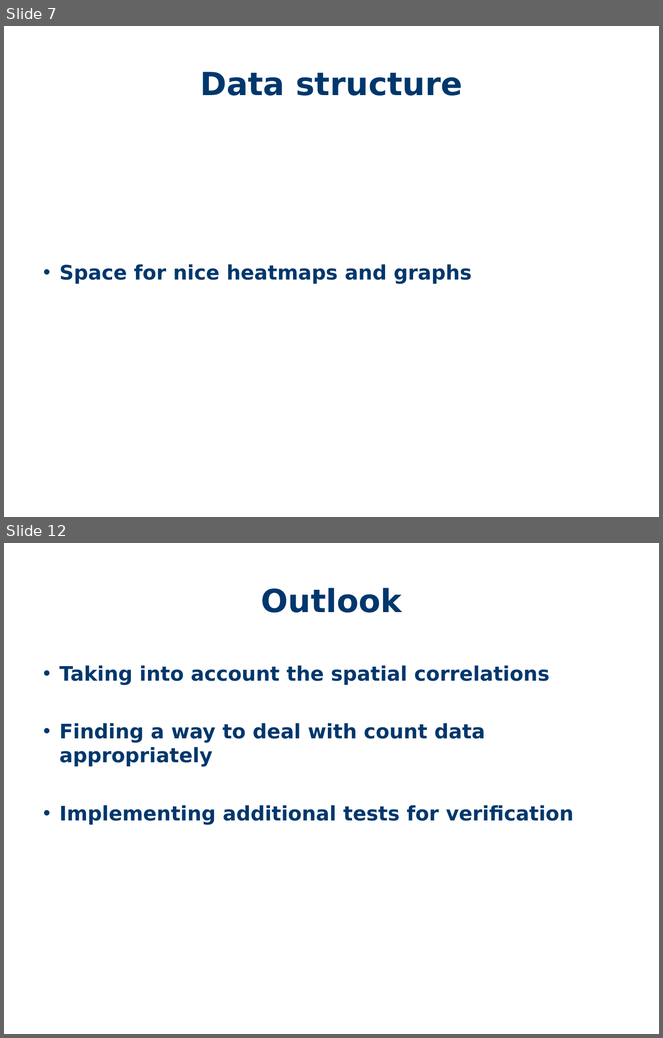
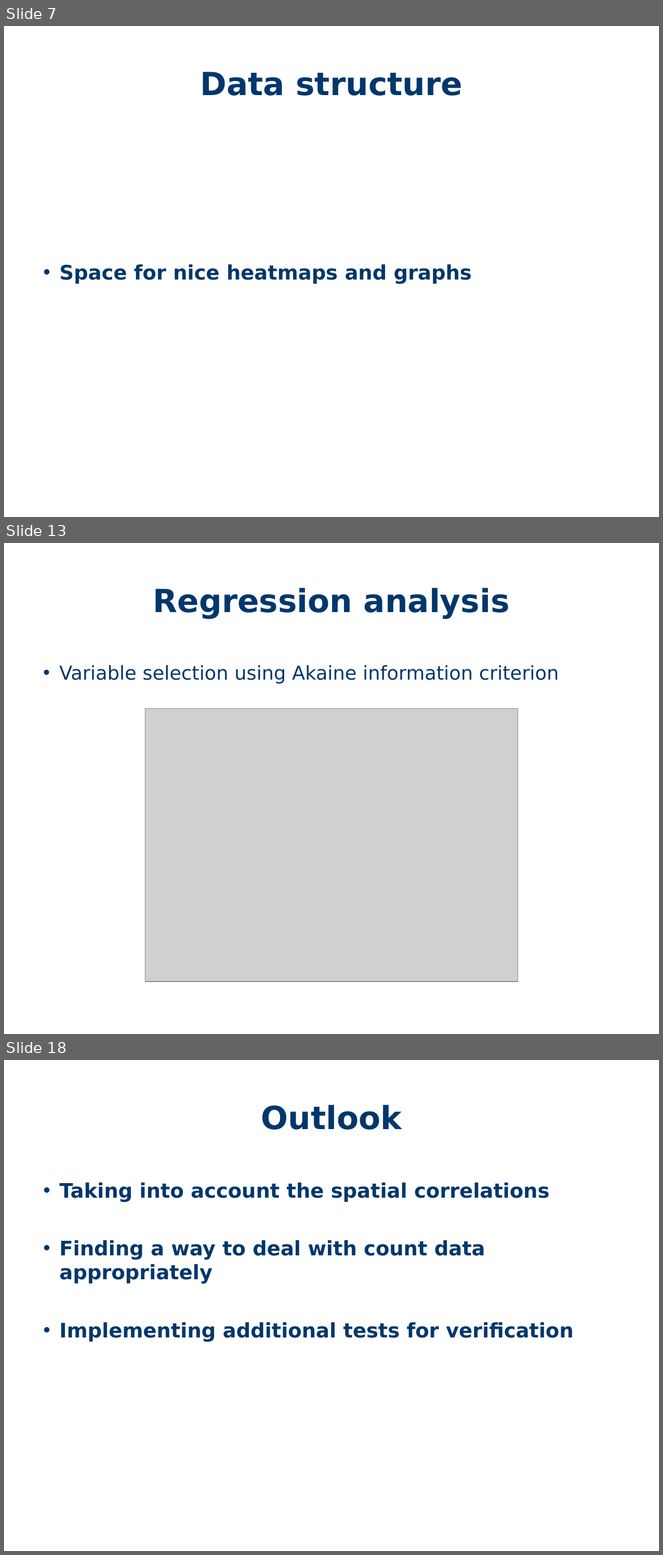
Before and after one commit to PetraBurdejova/spl2018take2, a slide deck: SPL.ppt. Shown one above the other, each under a label of ours: slides 7 and 12 before the commit, slides 7, 13 and 18 after it; the slides between them are not shown. The pictures are 663x1038 and 663x1555 pixels, drawn with LibreOffice and Linux fonts; fonts in the diff are those of the drawing; grey boxes stand for pictures; background and template pictures are left out. Boxes give left, top, right and bottom in pixels: in the first picture for what was removed or moved away, otherwise in the second. Text is boxed around its words. In the diff, an @@ line names an element or a change of style, - is before the commit and + after.

```diff
--- a/SPL.ppt
+++ b/SPL.ppt
@@ slide 13 added at <box>4,543,659,1034</box>, background #FFFFFF @@
@@ title added at <box>153,588,510,618</box>, 35 pt, text #00376C, bold @@
+Regression analysis
@@ text added at <box>59,665,559,684</box>, 21 pt, text #00376C @@
+• Variable selection using Akaine information criterion
@@ picture added at <box>145,709,518,982</box> @@
@@ what was slide 12 is now slide 18 @@
```
Also in this commit, not shown: 1 slide changed, 7 other slides added, 2 slides removed.
